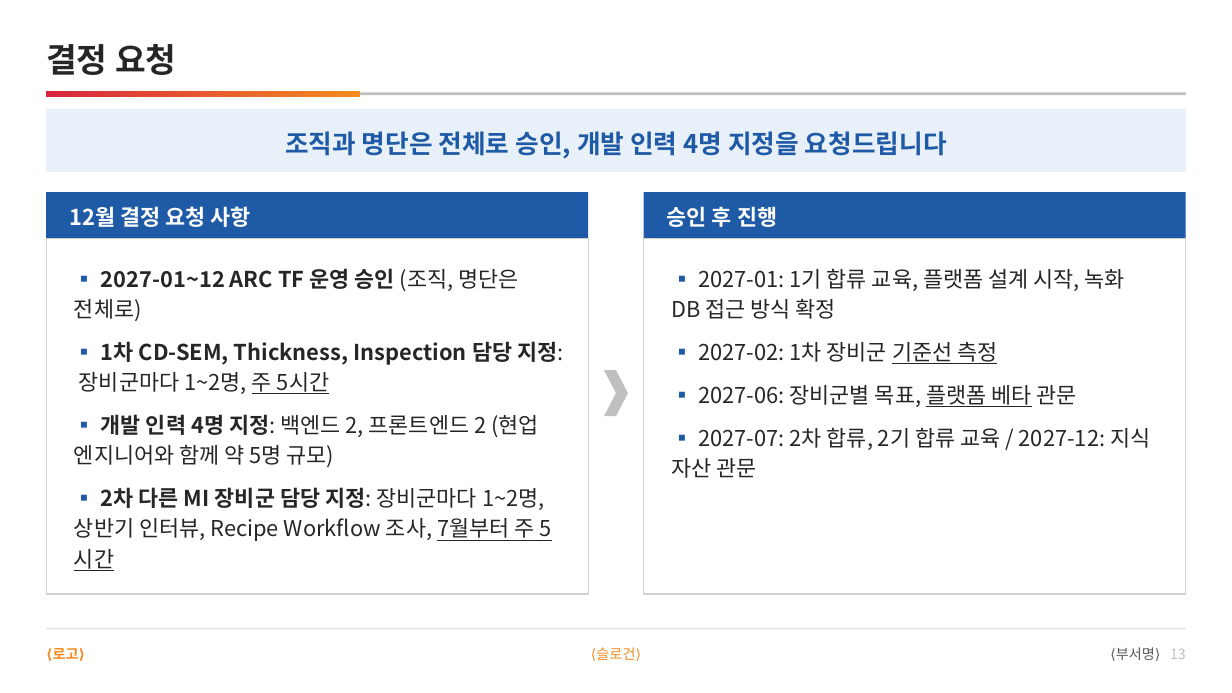
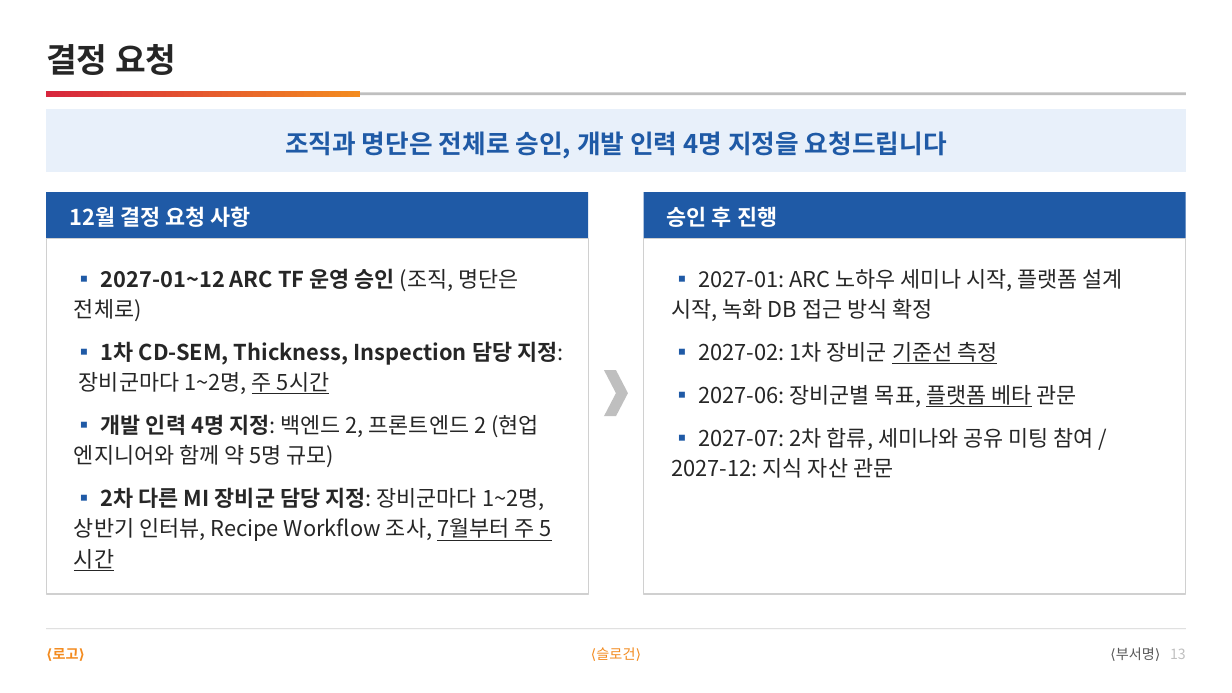
Before and after one commit to DarrenKoi/pm_notes, a slide deck: slide 13 of my-task/arc-tf/deliverables/arc-tf-proposal.pptx. Drawn at 1232x693 pixels with LibreOffice and Linux fonts; fonts in the diff are those of the drawing. Boxes give left, top, right and bottom in pixels: in the first picture for what was removed or moved away, otherwise in the second. Text is boxed around its words. In the diff, an @@ line names an element or a change of style, - is before the commit and + after.

```diff
--- a/my-task/arc-tf/deliverables/arc-tf-proposal.pptx
+++ b/my-task/arc-tf/deliverables/arc-tf-proposal.pptx
@@ text at bbox=[671, 269, 1123, 321]: text changed @@
-▪ 2027-01: 1기 합류 교육, 플랫폼 설계 시작, 녹화 DB 접근 방식 확정
+▪ 2027-01: ARC 노하우 세미나 시작, 플랫폼 설계 시작, 녹화 DB 접근 방식 확정
@@ text at bbox=[671, 427, 1094, 478]: text changed @@
-▪ 2027-07: 2차 합류, 2기 합류 교육 / 2027-12: 지식 자산 관문
+▪ 2027-07: 2차 합류, 세미나와 공유 미팅 참여 / 2027-12: 지식 자산 관문
```
Also in this commit, not shown: 8 other slides changed, 1 slide removed, 12 other files.
